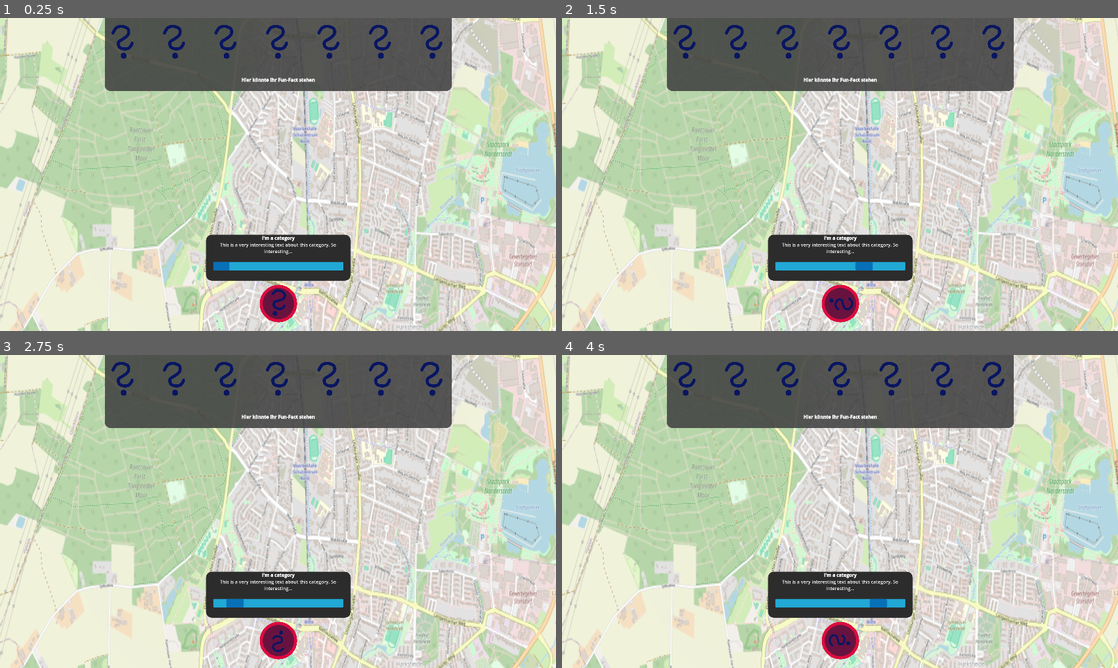
Above: before the commit, frames 1-4 (two rows, left to right).
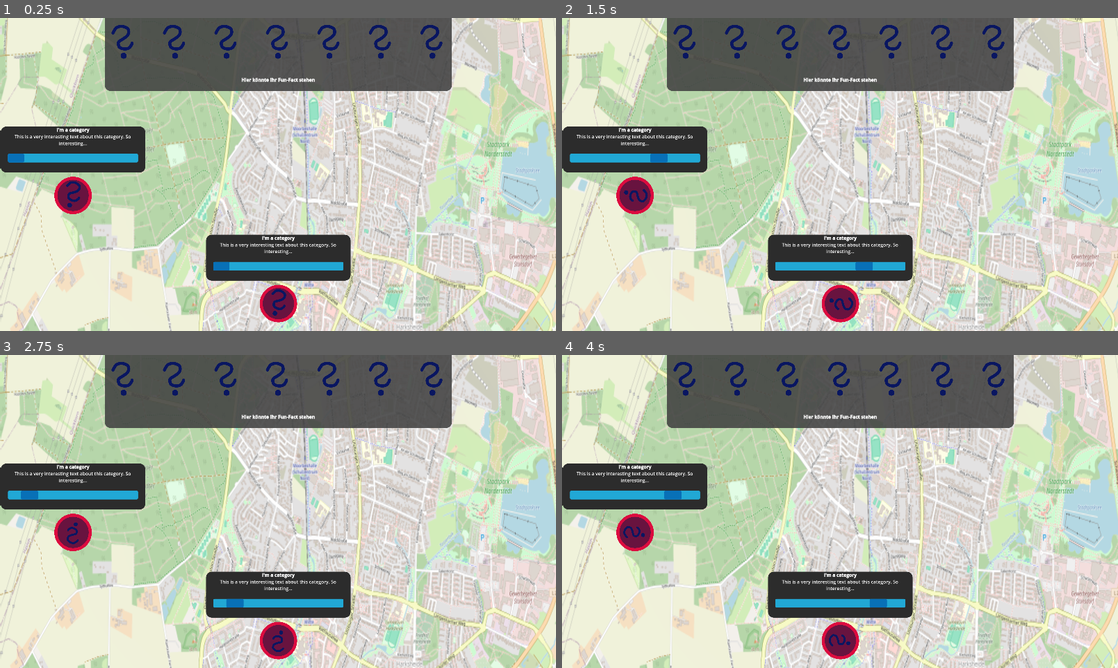
Above: after the commit, the same moments.

Repository: jlddorf/CrossInnovationClass25Norderstedt
Game: Godot game, scene res://scenes/map.tscn
Same seed, same stepped clock (60 frames per second), same inputs: the game is played once before the commit and once after it.
Inputs (mouse positions are in pixels of both pictures, inside the frame that each line leads up to):
- Up to frame 1 (0.25 s): no input
- Up to frame 2 (1.5 s): click (840, 302) at 0.52 s; click (840, 302) at 1.27 s
- Up to frame 3 (2.75 s): click (278, 639) at 2.02 s
- Up to frame 4 (4 s): no input

The runs differ from the first frame. In frame 1, 4.4% of the frame differs, in the area x 0-27%, y 34-63%; in frame 2, 4.4%; in frame 3, 4.4%; in frame 4, 4.4%.

Commit message:
add second station

Diff:
--- a/scenes/map.tscn
+++ b/scenes/map.tscn
@@ -28,3 +28,6 @@
 
 [node name="socket_manager" parent="." instance=ExtResource("7_nakos")]
 websocket_url = "ws://localhost:8090/input/1"
+
+[node name="socket_manager2" parent="." instance=ExtResource("7_nakos")]
+websocket_url = "ws://localhost:8090/input/2"
--- a/scenes/ui_manager.tscn
+++ b/scenes/ui_manager.tscn
@@ -1,18 +1,9 @@
-[gd_scene load_steps=9 format=3 uid="uid://nngar081b03t"]
+[gd_scene load_steps=6 format=3 uid="uid://nngar081b03t"]
 
 [ext_resource type="PackedScene" uid="uid://cwa7akeb180pv" path="res://scenes/station_controller.tscn" id="1_rwj1f"]
-[ext_resource type="Texture2D" uid="uid://cs252y6fym48j" path="res://assets/images/Docking Station Sketch.png" id="2_iku3t"]
 [ext_resource type="Theme" uid="uid://230ma3pcldq4" path="res://ui/ueTheme.tres" id="2_ixhu3"]
-[ext_resource type="Script" uid="uid://cewmmmceh1goa" path="res://ui/amountProgress.gd" id="3_gl862"]
+[ext_resource type="PackedScene" uid="uid://vb2r20ydhyum" path="res://ui/placerContainer.tscn" id="2_j2mt3"]
 [ext_resource type="Texture2D" uid="uid://b6mcfhruapmvr" path="res://assets/images/Question Mark Sketch.png" id="3_reske"]
-[ext_resource type="Script" uid="uid://d2jkeiqffeqoy" path="res://ui/station_Button.gd" id="4_j2mt3"]
-
-[sub_resource type="StyleBoxFlat" id="StyleBoxFlat_hst8a"]
-bg_color = Color(0.172833, 0.172833, 0.172833, 1)
-corner_radius_top_left = 20
-corner_radius_top_right = 20
-corner_radius_bottom_right = 20
-corner_radius_bottom_left = 20
 
 [sub_resource type="StyleBoxFlat" id="StyleBoxFlat_gl862"]
 bg_color = Color(0.25098, 0.25098, 0.25098, 0.87451)
@@ -29,10 +20,13 @@
 
 [node name="StationControllers" type="Node" parent="."]
 
-[node name="StationController2" parent="StationControllers" node_paths=PackedStringArray("display", "amountProgress") instance=ExtResource("1_rwj1f")]
+[node name="StationController1" parent="StationControllers" node_paths=PackedStringArray("playerContainer") instance=ExtResource("1_rwj1f")]
 player_id = 1
-display = NodePath("../../Viewport/Player1Container/VBoxContainer/MarginContainer/ItemDisplay")
-amountProgress = NodePath("../../Viewport/Player1Container/VBoxContainer/Panel/VBoxContainer/MarginContainer/PlacedAmountBar")
+playerContainer = NodePath("../../Viewport/PlayerContainer")
+
+[node name="StationController2" parent="StationControllers" node_paths=PackedStringArray("playerContainer") instance=ExtResource("1_rwj1f")]
+player_id = 2
+playerContainer = NodePath("../../Viewport/PlayerContainer2")
 
 [node name="Viewport" type="MarginContainer" parent="."]
 layout_mode = 1
@@ -42,76 +36,13 @@
 grow_horizontal = 2
 grow_vertical = 2
 
-[node name="Player1Container" type="MarginContainer" parent="Viewport"]
-layout_mode = 2
-size_flags_horizontal = 4
-size_flags_vertical = 8
-theme_override_constants/margin_bottom = 20
-
-[node name="VBoxContainer" type="VBoxContainer" parent="Viewport/Player1Container"]
+[node name="PlayerContainer" parent="Viewport" instance=ExtResource("2_j2mt3")]
 layout_mode = 2
 
-[node name="Panel" type="Panel" parent="Viewport/Player1Container/VBoxContainer"]
-custom_minimum_size = Vector2(500, 159)
+[node name="PlayerContainer2" parent="Viewport" instance=ExtResource("2_j2mt3")]
 layout_mode = 2
-size_flags_horizontal = 4
+size_flags_horizontal = 0
 size_flags_vertical = 4
-theme_override_styles/panel = SubResource("StyleBoxFlat_hst8a")
-
-[node name="VBoxContainer" type="VBoxContainer" parent="Viewport/Player1Container/VBoxContainer/Panel"]
-layout_mode = 0
-offset_right = 40.0
-offset_bottom = 40.0
-
-[node name="RichTextLabel" type="RichTextLabel" parent="Viewport/Player1Container/VBoxContainer/Panel/VBoxContainer"]
-custom_minimum_size = Vector2(500, 70)
-layout_mode = 2
-bbcode_enabled = true
-text = "[b]I'm a category[/b]
-This is a very interesting text about this category. So interesting..."
-horizontal_alignment = 1
-
-[node name="MarginContainer" type="MarginContainer" parent="Viewport/Player1Container/VBoxContainer/Panel/VBoxContainer"]
-layout_mode = 2
-size_flags_horizontal = 4
-size_flags_vertical = 4
-theme_override_constants/margin_top = 20
-theme_override_constants/margin_bottom = 20
-
-[node name="PlacedAmountBar" type="ProgressBar" parent="Viewport/Player1Container/VBoxContainer/Panel/VBoxContainer/MarginContainer"]
-custom_minimum_size = Vector2(450, 30)
-layout_mode = 2
-size_flags_horizontal = 4
-size_flags_vertical = 4
-theme = ExtResource("2_ixhu3")
-show_percentage = false
-indeterminate = true
-editor_preview_indeterminate = false
-script = ExtResource("3_gl862")
-
-[node name="MarginContainer" type="MarginContainer" parent="Viewport/Player1Container/VBoxContainer"]
-custom_minimum_size = Vector2(60, 60)
-layout_mode = 2
-size_flags_horizontal = 4
-size_flags_vertical = 4
-
-[node name="TextureRect" type="TextureRect" parent="Viewport/Player1Container/VBoxContainer/MarginContainer"]
-custom_minimum_size = Vector2(150, 150)
-layout_mode = 2
-size_flags_horizontal = 4
-size_flags_vertical = 4
-texture = ExtResource("2_iku3t")
-expand_mode = 1
-
-[node name="ItemDisplay" type="TextureButton" parent="Viewport/Player1Container/VBoxContainer/MarginContainer"]
-custom_minimum_size = Vector2(100, 100)
-layout_mode = 2
-size_flags_horizontal = 4
-size_flags_vertical = 4
-texture_normal = ExtResource("3_reske")
-ignore_texture_size = true
-stretch_mode = 0
-script = ExtResource("4_j2mt3")
 
 [node name="TopPanel" type="Panel" parent="Viewport"]
 custom_minimum_size = Vector2(1200, 250)
--- a/scripts/json_parser.gd
+++ b/scripts/json_parser.gd
@@ -12,7 +12,7 @@
 const DEVICE_ENCODER_BUTTON: String = "encoder_button"
 const DEVICE_RFID_READER: String = "rfid_reader"
 const GlobalValues = preload("res://scripts/globalValues.gd")
-var _currentlySelectedObject: String
+
 # Parses the object and relays it further. The input is expected to be in accordance
 # with the input specification in the README
 func parse(json_object: Dictionary) -> void:
--- a/scripts/station_controller.gd
+++ b/scripts/station_controller.gd
@@ -1,8 +1,7 @@
 extends Node
 
 @export var player_id : int
-@export var display: ItemDisplay
-@export var amountProgress: AmountProgress
+@export var playerContainer: PlayerContainer
 
 const GlobalValues = preload("res://scripts/globalValues.gd")
 
@@ -20,16 +19,16 @@
 	if (selectedItem != null && selectedItem != deltaItem):
 		match selectedItem:
 			GlobalValues.Item.NATURE:
-				display.showItemPlaced(GlobalValues.Item.NATURE)
-				amountProgress.makeIndeterminable(false)
+				playerContainer.showItemPlaced(GlobalValues.Item.NATURE)
+				playerContainer.makeIndeterminable(false)
 			GlobalValues.Item.NONE:
-				display.showNoItemPlaced()
-				amountProgress.changeValue(0)
-				amountProgress.makeIndeterminable(true)
+				playerContainer.showNoItemPlaced()
+				playerContainer.changeValue(0)
+				playerContainer.makeIndeterminable(true)
 		deltaItem = selectedItem
 	if (selectedItem != null && selectedItem != GlobalValues.Item.NONE):
-		var value = GlobalValues.selectedProgress[selectedItem]
+		var value = GlobalValues.selectedProgress.get(selectedItem)
 		if (value != null):
-			amountProgress.changeValue(value)
+			playerContainer.changeValue(value)
 		else:
-			amountProgress.changeValue(0)
+			playerContainer.changeValue(0)
--- a/ui/amountProgress.gd
+++ b/ui/amountProgress.gd
@@ -1,9 +1,5 @@
 extends ProgressBar
 class_name AmountProgress
-
-@export var player_id : int
-
-const GlobalValues = preload("res://scripts/globalValues.gd")
 
 # Called when the node enters the scene tree for the first time.
 func _ready() -> void:
--- /dev/null
+++ b/ui/placerContainer.tscn
@@ -0,0 +1,86 @@
+[gd_scene load_steps=8 format=3 uid="uid://vb2r20ydhyum"]
+
+[ext_resource type="Script" uid="uid://q6e0vkjd3c6x" path="res://ui/placer_container.gd" id="1_gqy82"]
+[ext_resource type="Theme" uid="uid://230ma3pcldq4" path="res://ui/ueTheme.tres" id="1_ljlg8"]
+[ext_resource type="Script" uid="uid://cewmmmceh1goa" path="res://ui/amountProgress.gd" id="2_gqy82"]
+[ext_resource type="Texture2D" uid="uid://cs252y6fym48j" path="res://assets/images/Docking Station Sketch.png" id="3_e6db6"]
+[ext_resource type="Texture2D" uid="uid://b6mcfhruapmvr" path="res://assets/images/Question Mark Sketch.png" id="4_56ohb"]
+[ext_resource type="Script" uid="uid://d2jkeiqffeqoy" path="res://ui/station_Button.gd" id="5_4ddmc"]
+
+[sub_resource type="StyleBoxFlat" id="StyleBoxFlat_hst8a"]
+bg_color = Color(0.172833, 0.172833, 0.172833, 1)
+corner_radius_top_left = 20
+corner_radius_top_right = 20
+corner_radius_bottom_right = 20
+corner_radius_bottom_left = 20
+
+[node name="PlayerContainer" type="MarginContainer"]
+size_flags_horizontal = 4
+size_flags_vertical = 8
+theme_override_constants/margin_bottom = 20
+script = ExtResource("1_gqy82")
+
+[node name="VBoxContainer" type="VBoxContainer" parent="."]
+layout_mode = 2
+
+[node name="Panel" type="Panel" parent="VBoxContainer"]
+custom_minimum_size = Vector2(500, 159)
+layout_mode = 2
+size_flags_horizontal = 4
+size_flags_vertical = 4
+theme_override_styles/panel = SubResource("StyleBoxFlat_hst8a")
+
+[node name="VBoxContainer" type="VBoxContainer" parent="VBoxContainer/Panel"]
+layout_mode = 0
+offset_right = 40.0
+offset_bottom = 40.0
+
+[node name="RichTextLabel" type="RichTextLabel" parent="VBoxContainer/Panel/VBoxContainer"]
+custom_minimum_size = Vector2(500, 70)
+layout_mode = 2
+bbcode_enabled = true
+text = "[b]I'm a category[/b]
+This is a very interesting text about this category. So interesting..."
+horizontal_alignment = 1
+
+[node name="MarginContainer" type="MarginContainer" parent="VBoxContainer/Panel/VBoxContainer"]
+layout_mode = 2
+size_flags_horizontal = 4
+size_flags_vertical = 4
+theme_override_constants/margin_top = 20
+theme_override_constants/margin_bottom = 20
+
+[node name="PlacedAmountBar" type="ProgressBar" parent="VBoxContainer/Panel/VBoxContainer/MarginContainer"]
+custom_minimum_size = Vector2(450, 30)
+layout_mode = 2
+size_flags_horizontal = 4
+size_flags_vertical = 4
+theme = ExtResource("1_ljlg8")
+show_percentage = false
+indeterminate = true
+editor_preview_indeterminate = false
+script = ExtResource("2_gqy82")
+
+[node name="MarginContainer" type="MarginContainer" parent="VBoxContainer"]
+custom_minimum_size = Vector2(60, 60)
+layout_mode = 2
+size_flags_horizontal = 4
+size_flags_vertical = 4
+
+[node name="TextureRect" type="TextureRect" parent="VBoxContainer/MarginContainer"]
+custom_minimum_size = Vector2(150, 150)
+layout_mode = 2
+size_flags_horizontal = 4
+size_flags_vertical = 4
+texture = ExtResource("3_e6db6")
+expand_mode = 1
+
+[node name="ItemDisplay" type="TextureButton" parent="VBoxContainer/MarginContainer"]
+custom_minimum_size = Vector2(100, 100)
+layout_mode = 2
+size_flags_horizontal = 4
+size_flags_vertical = 4
+texture_normal = ExtResource("4_56ohb")
+ignore_texture_size = true
+stretch_mode = 0
+script = ExtResource("5_4ddmc")
--- /dev/null
+++ b/ui/placer_container.gd
@@ -0,0 +1,19 @@
+extends MarginContainer
+class_name PlayerContainer
+
+const GlobalValues = preload("res://scripts/globalValues.gd")
+
+@onready var placed_amount_bar: AmountProgress = $VBoxContainer/Panel/VBoxContainer/MarginContainer/PlacedAmountBar
+@onready var item_display: ItemDisplay = $VBoxContainer/MarginContainer/ItemDisplay
+
+func changeValue(target: float):
+	placed_amount_bar.changeValue(target)
+
+func makeIndeterminable(enabled: bool):
+	placed_amount_bar.makeIndeterminable(enabled)
+
+func showItemPlaced(item: GlobalValues.Item):
+	item_display.showItemPlaced(item)
+
+func showNoItemPlaced():
+	item_display.showNoItemPlaced()
Not shown, added: ui/placer_container.gd.uid
